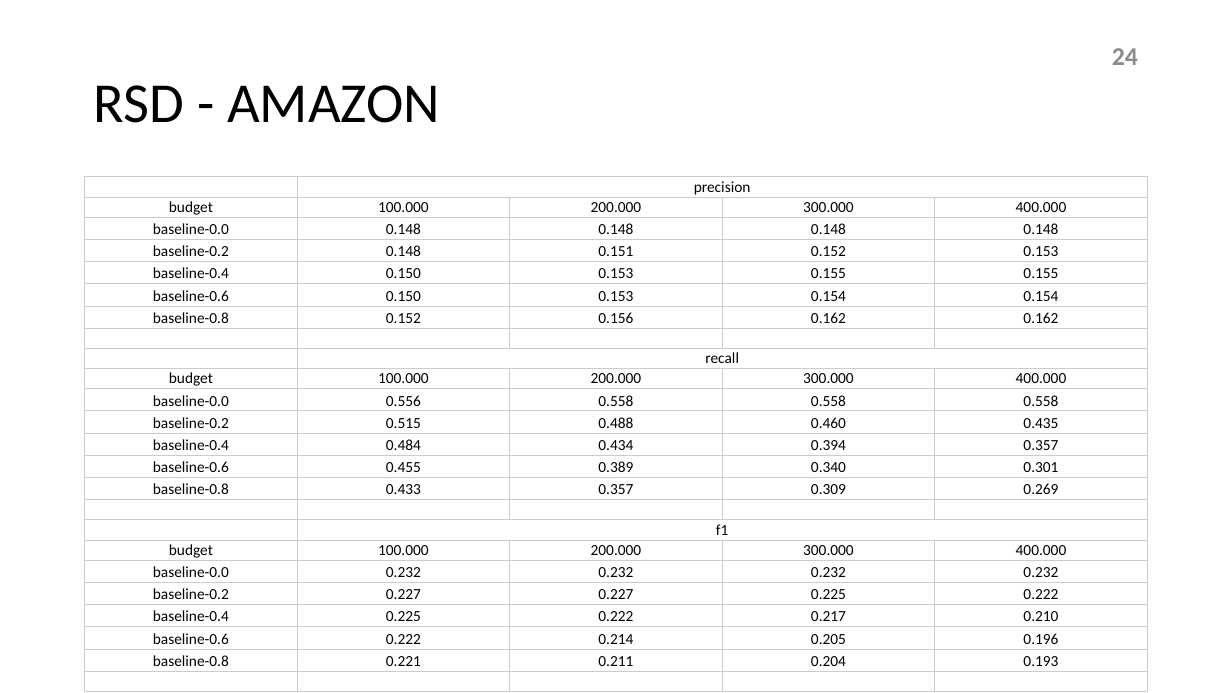
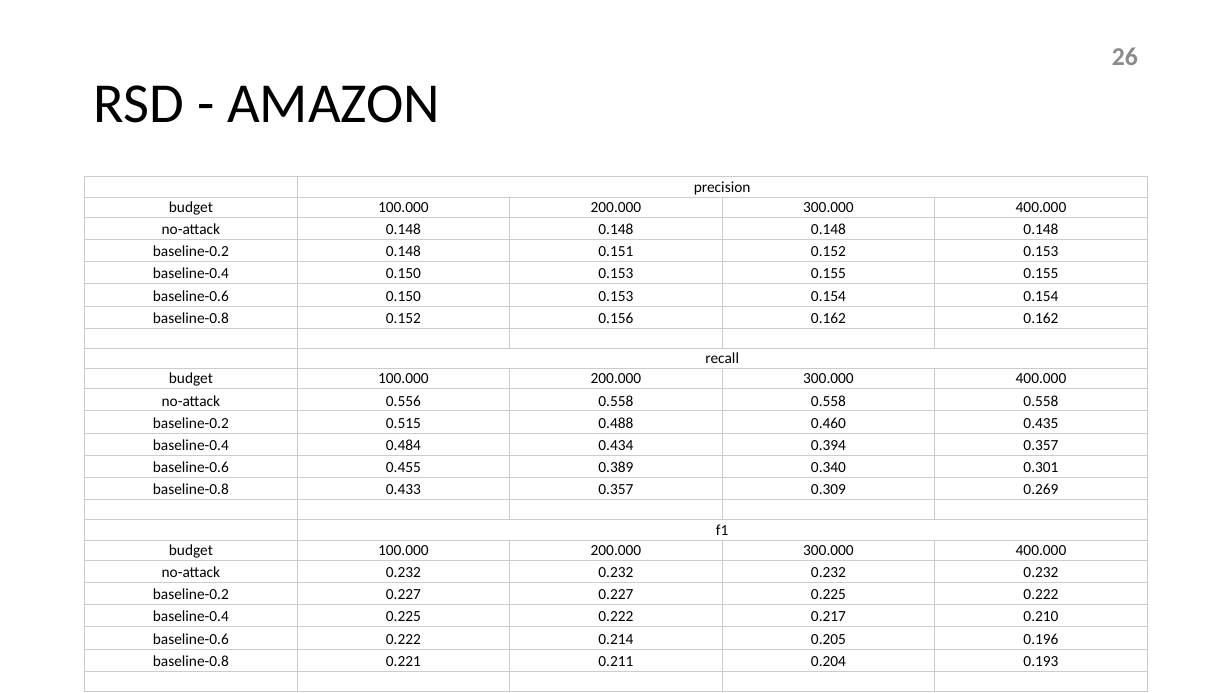
Before and after one commit to hellokayas/Sockfarm-Project, a slide deck: slide 26 of resources/sockfarm.pptx (slide 24 before the commit). Drawn at 1232x693 pixels with LibreOffice and Linux fonts; fonts in the diff are those of the drawing. Boxes give left, top, right and bottom in pixels: in the first picture for what was removed or moved away, otherwise in the second. Text is boxed around its words. In the diff, an @@ line names an element or a change of style, - is before the commit and + after.

```diff
--- a/resources/sockfarm.pptx
+++ b/resources/sockfarm.pptx
@@ page number at [1112,47,1138,65]: text changed @@
-24
+26
@@ table at [85,177,1148,689] @@
-row 3, column 1: baseline-0.0
+row 3, column 1: no-attack
-row 11, column 1: baseline-0.0
+row 11, column 1: no-attack
-row 19, column 1: baseline-0.0
+row 19, column 1: no-attack
```
Also in this commit, not shown: 9 other slides changed, 2 slides added, 1 other file.
